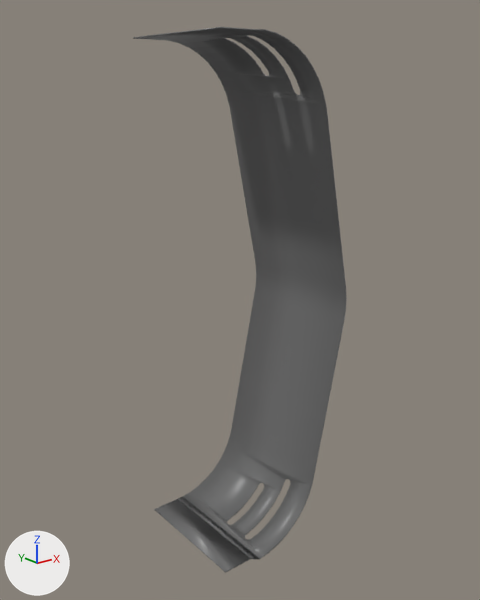
An edit to the OBJ model phoebe_mujoco_config/description/assets/full/end-cover.obj, drawn before and after from the same camera.
The view is the same before and after, from a 50 mm lens placed at (-0.286, -0.895, 0.318), pointed at (0.344, -0.107, 0.002). The axes (+X, +Y, +Z) are drawn at lower left. The lights are the same throughout. The older version comes first. Where no turn or scale is listed for an object, it has been applied to the vertices.

Objects in the first picture: 'end-cover'.
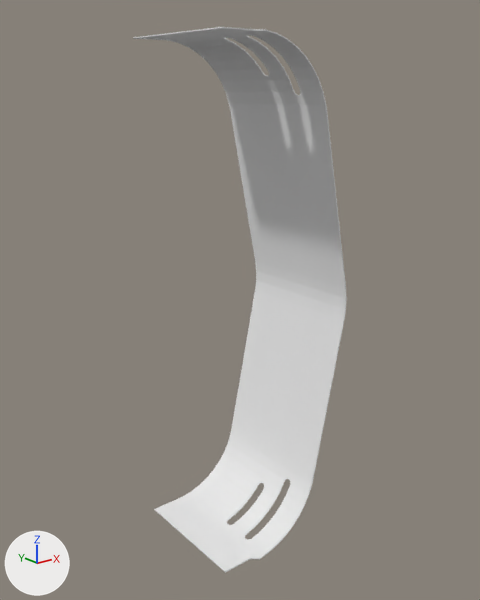
Pixel boxes [x1, y1, x2, y2] of what changed, in the pictures (480 x 600 px):
'end-cover', recoloured, shading changed (dark grey to white)
    both: [133, 27, 347, 573]

The change, as a diff of the scene's bpy script:
```diff
--- a/phoebe_mujoco_config/description/assets/full/end-cover.obj.py
+++ b/phoebe_mujoco_config/description/assets/full/end-cover.obj.py
@@ mat_mtl_end_cover @@
+mat_mtl_end_cover = principled_material('mtl_end-cover')
+mat_mtl_end_cover.base_color = (0.8, 0.8, 0.8)  # white #e7e7e7
+mat_mtl_end_cover.roughness = 1.0
@@ me_end_cover @@
 me_end_cover.from_pydata(...)  # 392 vertices, 796 faces; spans x 0.232..0.466, y -0.222..-0.004, z -0.392..0.392
 # used by ob_end_cover; location = (0.0, 0.0, 0.0)
-me_end_cover.materials.append(mat_new_mat_color_002)  # dark grey #6c6c6c
+# me_end_cover part 1: all faces are now shaded flat (796 of 796 changed)
+me_end_cover.materials.append(mat_mtl_end_cover)  # white #e7e7e7
```
